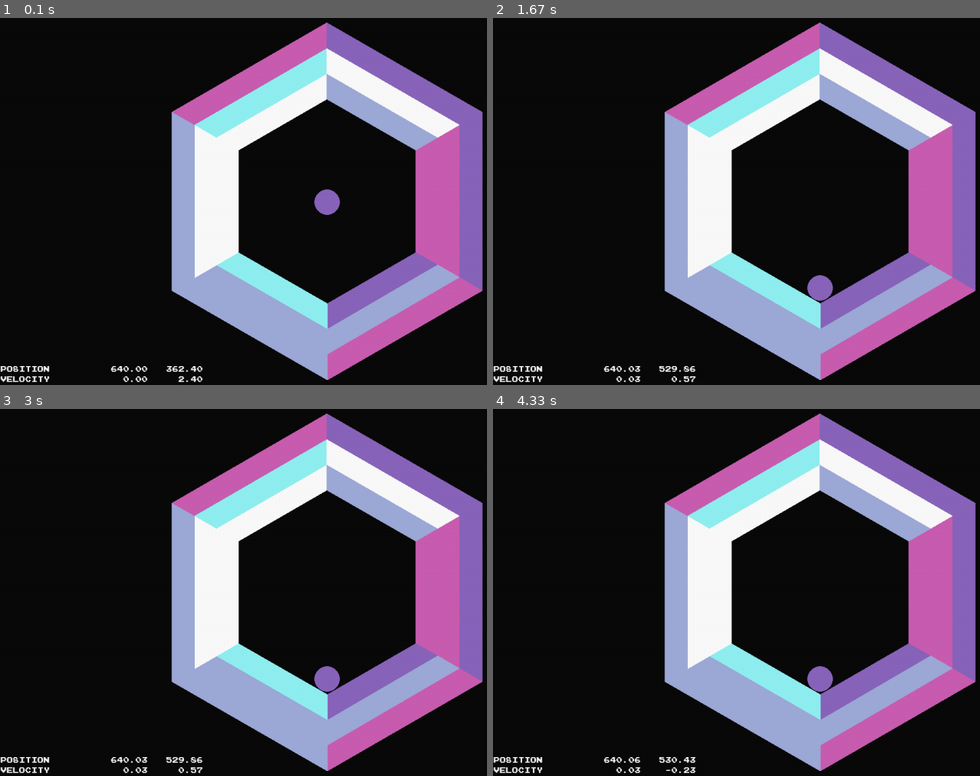
Above: before the commit, frames 1-4 (two rows, left to right).
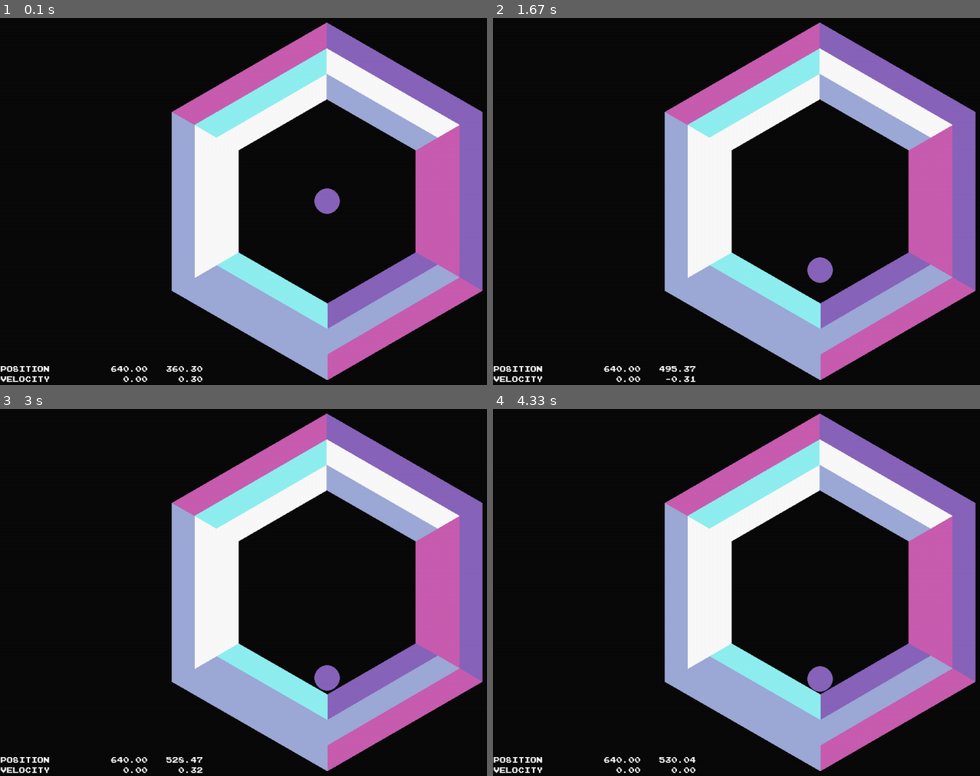
Above: after the commit, the same moments.

Repository: jwannamaker/PolyBounce
Game: pygame game, started from main.py
The game is run twice, just before and just after one commit, with the same random seed, the same clock (stepped at 60 frames per second) and the same inputs.
Inputs:
- Up to frame 1 (0.1 s): no input
- Up to frame 2 (1.67 s): tap Shift at 0.33 s
- Up to frame 3 (3 s): no input
- Up to frame 4 (4.33 s): no input

The runs differ from the first frame. In frame 1, 0.1% of the frame differs, in the area x 36-70%, y 46-100%; in frame 2, 0.6%, in the area x 28-70%, y 65-100%; in frame 3, 0.1%; in frame 4, less than 0.1%.

Commit message:
reduced gravity, playing around with deques in test.py. still need to implement fancy data structure stuff

Diff:
--- a/game.py
+++ b/game.py
@@ -31,7 +31,7 @@
 
         # pymunk setup
         self.space = pymunk.Space()
-        self.space.gravity = (0, 0.8)
+        self.space.gravity = (0, 0.1)
         self.draw_options = pymunk.pygame_util.DrawOptions(self.screen)
         self.wall_body = pymunk.Body(0, 0, body_type=pymunk.Body.STATIC)
         screen_corners = [(0, 0), (0, SCREEN_SIZE.y), (SCREEN_SIZE.x, SCREEN_SIZE.y), (SCREEN_SIZE.x, 0)]
--- a/polygon.py
+++ b/polygon.py
@@ -31,10 +31,10 @@
         self.parent.mask.draw(self.mask, (0, 0))    # add this mask to the parent mask
 
         # game logic
-
+        self.neighbors = dict().fromkeys(['left', 'right', 'top', 'bottom']) # should only have left, right, above, below neighbors
 
     def add_neighbor(self, type, neighbor):
-        pass
+        self.neighbors[type] = neighbor
 
     def update_color(self, prev_side, next_side):
         '''
--- /dev/null
+++ b/test.py
@@ -0,0 +1,3 @@
+from collections import deque
+from polygon import Side, Polygon
+ring_1 = Side
